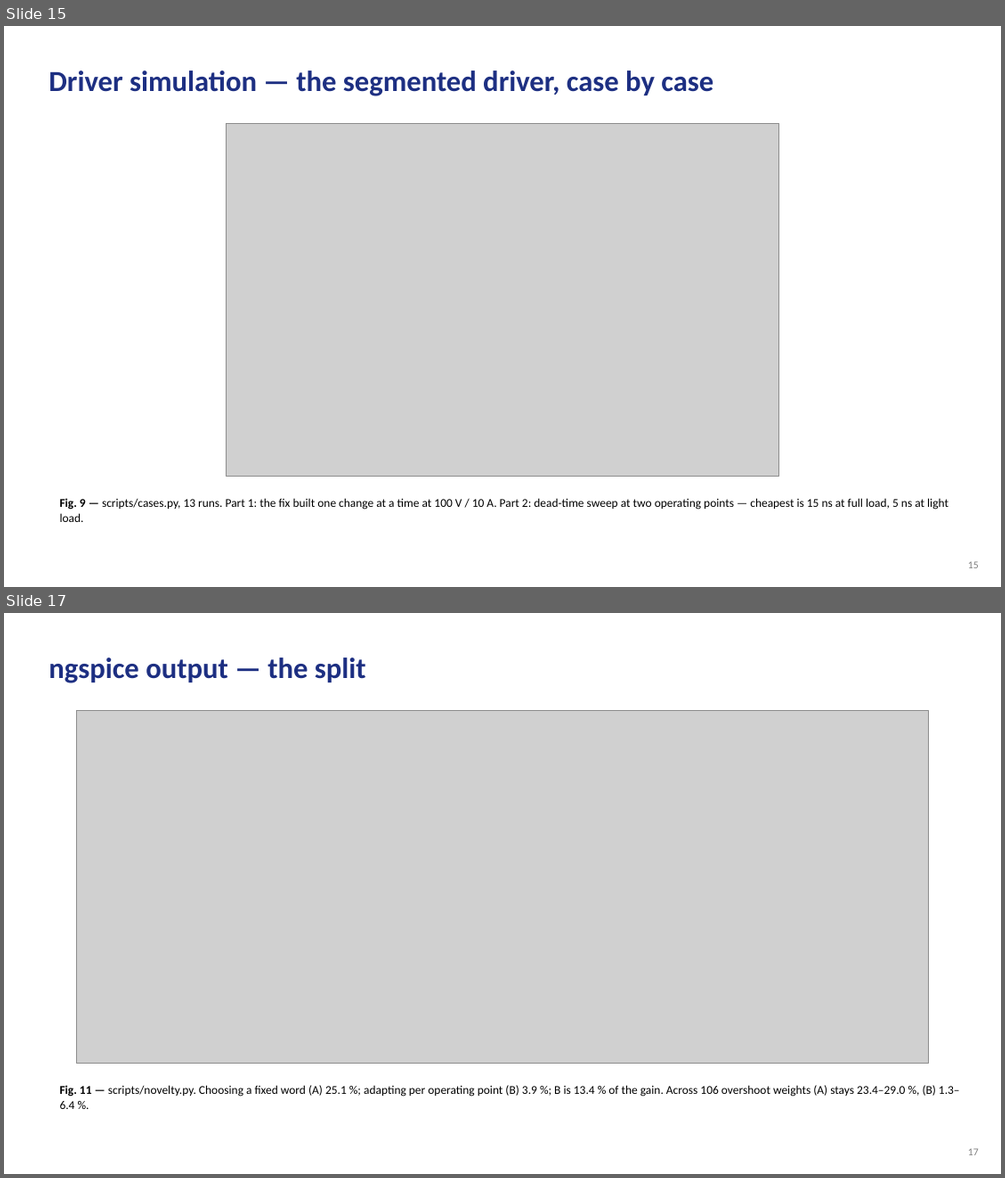
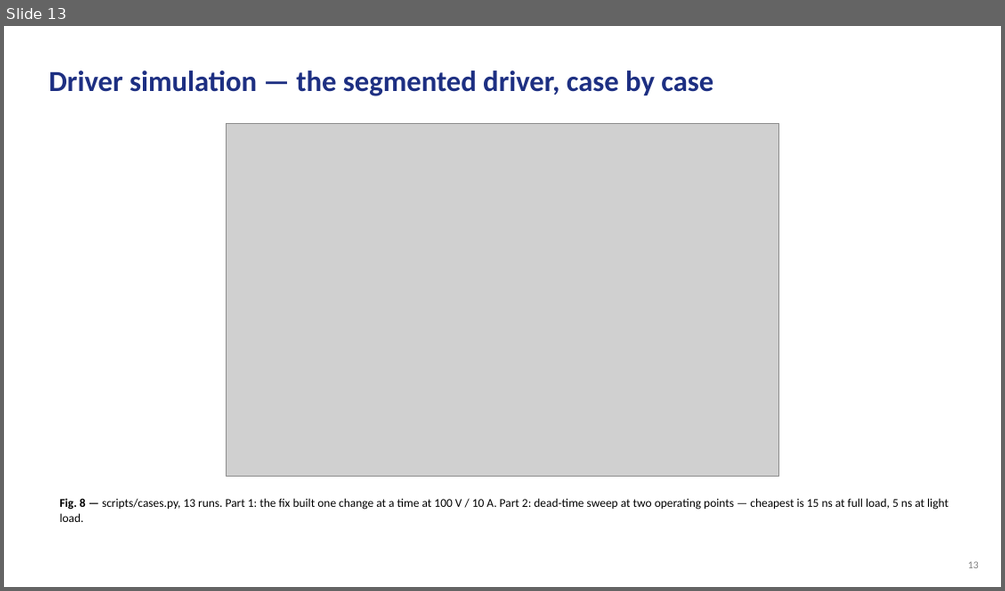
Before and after one commit to Amritha902/gan-driver, a slide deck: review/GaN_Review1_PRESENT.pptx. Shown one above the other, each under a label of ours: slides 15 and 17 before the commit, slide 13 after it; the slides between them are not shown. The pictures are 1005x1178 and 1005x591 pixels, drawn with LibreOffice and Linux fonts; fonts in the diff are those of the drawing; grey boxes stand for pictures. Boxes give left, top, right and bottom in pixels: in the first picture for what was removed or moved away, otherwise in the second. Text is boxed around its words. In the diff, an @@ line names an element or a change of style, - is before the commit and + after.

```diff
--- a/review/GaN_Review1_PRESENT.pptx
+++ b/review/GaN_Review1_PRESENT.pptx
@@ slide 17 removed at (4,613,1001,1174), background #FFFFFF @@
@@ text removed at (48,657,366,683) @@
-ngspice output — the split
@@ picture removed at (77,710,928,1063) @@
@@ text removed at (60,1085,960,1109) @@
-Fig. 11 — scripts/novelty.py. Choosing a fixed word (A) 25.1 %; adapting per operating point (B) 3.9 %; B is 13.4 % of the gain. Across 106 overshoot weights (A) stays 23.4–29.0 %, (B) 1.3–6.4 %.
@@ text removed at (968,1148,979,1155) @@
-17
@@ what was slide 15 is now slide 13 @@
@@ slide 13 changed as well @@
@@ text at (60,498,948,522): text changed @@
-Fig. 9 — scripts/cases.py, 13 runs. Part 1: the fix built one change at a time at 100 V / 10 A. Part 2: dead-time sweep at two operating points — cheapest is 15 ns at full load, 5 ns at light load.
+Fig. 8 — scripts/cases.py, 13 runs. Part 1: the fix built one change at a time at 100 V / 10 A. Part 2: dead-time sweep at two operating points — cheapest is 15 ns at full load, 5 ns at light load.
```
Also in this commit, not shown: 13 other slides changed, 6 other slides removed, 14 other files.
